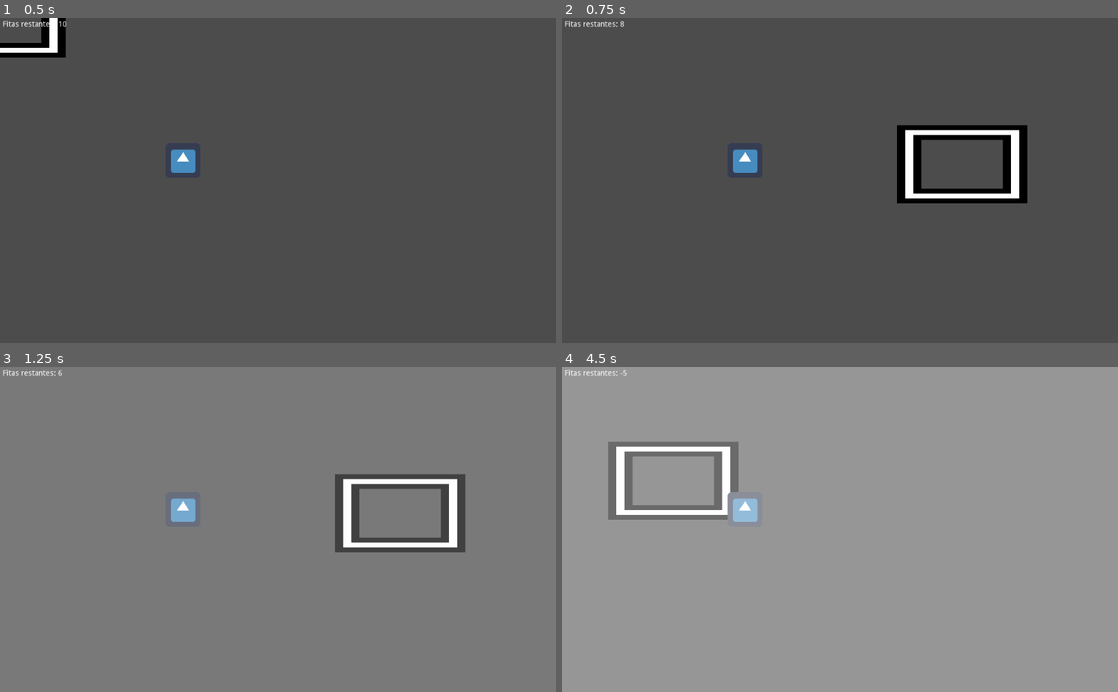
Above: before the commit, frames 1-4 (two rows, left to right).
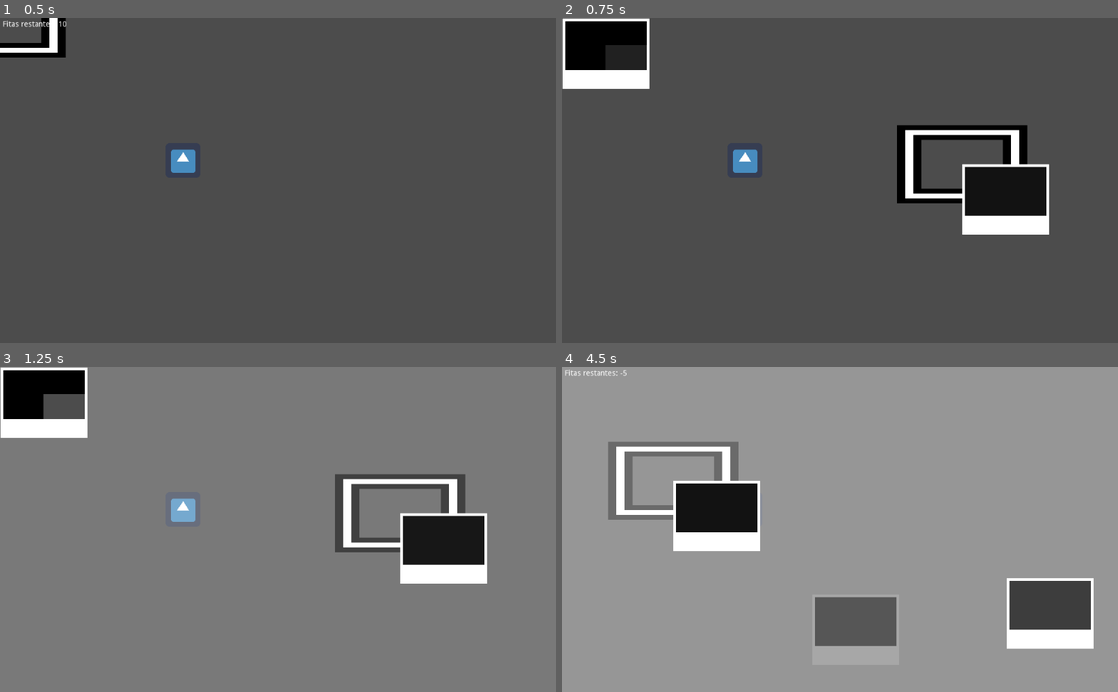
Above: after the commit, the same moments.

Repository: Dwahgon/fauna-em-foco
Game: Godot game, scene res://Fases/Jogo/Jogo.tscn
The game is run twice, just before and just after one commit, with the same random seed, the same clock (stepped at 60 frames per second) and the same inputs. The project has no main scene, so this scene is started directly. The engine's default icon, where the game draws it, is replaced by a stand-in: a white triangle on a blue panel in a dark square.
Inputs (mouse positions are in pixels of both pictures, inside the frame that each line leads up to):
- Up to frame 1 (0.5 s): no input
- Up to frame 2 (0.75 s): tap Enter (ui_accept) at 0.5, 0.6 s; move the mouse to (962, 164) at 0.52 s
- Up to frame 3 (1.25 s): tap Enter (ui_accept) at 0.77, 1.07 s
- Up to frame 4 (4.5 s): move the mouse to (728, 545) at 1.27 s; tap Enter (ui_accept) at 1.35, 1.52, 1.82, 2.1, 2.85, 3.02, 3.32, 3.6, 3.77, 4.07, 4.35 s; move the mouse to (895, 458) at 2.02 s; move the mouse to (812, 594) at 2.77 s; move the mouse to (1006, 578) at 3.52 s; move the mouse to (673, 480) at 4.27 s

Frame 1 is identical in both runs. In frame 2, 6.2% of the frame differs, in the area x 0-88%, y 0-67%; in frame 3, 6.7%; in frame 4, 8.9%, in the area x 20-96%, y 35-87%.

Commit message:
Adicionar spawn de polaroids

Diff:
--- a/Fases/Jogo/Jogo.gd
+++ b/Fases/Jogo/Jogo.gd
@@ -1,5 +1,6 @@
 extends Node
 
+const CENA_POLAROID = preload("res://Polaroid/Polaroid.tscn")
 
 export (int) var quantidade_fitas := 10
 var fitas_restantes
@@ -10,8 +11,15 @@
 	fitas_restantes = quantidade_fitas
 	emit_signal("fitas_restantes_atualizada", fitas_restantes)
 
-func _on_MaquinaFotogrfica_foto_tirada(_imagem, _objetos_na_foto):
+func _on_MaquinaFotogrfica_foto_tirada(imagem, _objetos_na_foto):
 	fitas_restantes -= 1
 	emit_signal("fitas_restantes_atualizada", fitas_restantes)
+	_criar_polaroid($ViewportJogo/MundoJogo/MaquinaFotografica.position, imagem)
 	if fitas_restantes == 0:
 		print("Jogo acabou!")
+
+func _criar_polaroid(posicao, img):
+	var novo_polaroid = CENA_POLAROID.instance()
+	add_child(novo_polaroid)
+	novo_polaroid.definir_imagem("user://%s.png" % img)
+	novo_polaroid.position = posicao
--- a/Fases/Jogo/Jogo.tscn
+++ b/Fases/Jogo/Jogo.tscn
@@ -23,7 +23,7 @@
 handle_input_locally = false
 render_target_update_mode = 3
 
-[node name="MaquinaFotográfica" parent="ViewportJogo/MundoJogo" instance=ExtResource( 3 )]
+[node name="MaquinaFotografica" parent="ViewportJogo/MundoJogo" instance=ExtResource( 3 )]
 tamanho_foto = Vector2( 150, 90 )
 
 [node name="Objeto" type="Area2D" parent="ViewportJogo/MundoJogo"]
@@ -43,7 +43,7 @@
 [node name="Interface" parent="." instance=ExtResource( 4 )]
 
 [connection signal="fitas_restantes_atualizada" from="." to="Interface/FitasRestantes" method="atualizar_fitas_restantes"]
-[connection signal="foto_tirada" from="ViewportJogo/MundoJogo/MaquinaFotográfica" to="." method="_on_MaquinaFotogrfica_foto_tirada"]
-[connection signal="foto_tirada" from="ViewportJogo/MundoJogo/MaquinaFotográfica" to="Interface/Flash" method="_on_MaquinaFotogrfica_foto_tirada"]
+[connection signal="foto_tirada" from="ViewportJogo/MundoJogo/MaquinaFotografica" to="." method="_on_MaquinaFotogrfica_foto_tirada"]
+[connection signal="foto_tirada" from="ViewportJogo/MundoJogo/MaquinaFotografica" to="Interface/Flash" method="_on_MaquinaFotogrfica_foto_tirada"]
 
 [editable path="Interface"]
--- a/MaquinaFotografica/MaquinaFotografica.gd
+++ b/MaquinaFotografica/MaquinaFotografica.gd
@@ -23,4 +23,4 @@
 		var _err := imagem.save_png("user://%s.png" % nome_foto)
 		var objetos = $Area2D.get_overlapping_areas()
 		print(objetos)
-		emit_signal("foto_tirada", imagem, objetos)
+		emit_signal("foto_tirada", nome_foto, objetos)
--- a/MaquinaFotografica/MaquinaFotografica.tscn
+++ b/MaquinaFotografica/MaquinaFotografica.tscn
@@ -5,7 +5,7 @@
 
 [sub_resource type="RectangleShape2D" id=1]
 
-[node name="MaquinaFotográfica" type="Node2D"]
+[node name="MaquinaFotografica" type="Node2D"]
 script = ExtResource( 1 )
 __meta__ = {
 "_edit_group_": true
--- /dev/null
+++ b/Polaroid/Polaroid.gd
@@ -0,0 +1,23 @@
+extends Polygon2D
+
+
+func definir_imagem(img_path: String):
+	var img = Image.new()
+	img.load(img_path)
+
+	var largura_polaroid = img.get_width()+10
+	var altura_polaroid = img.get_height()+40
+
+	polygon[1] = Vector2(largura_polaroid,0)
+	polygon[2] = Vector2(largura_polaroid, altura_polaroid)
+	polygon[3] = Vector2(0, altura_polaroid)
+
+	var imagem_textura = ImageTexture.new()
+	imagem_textura.create_from_image(img)
+	$Sprite.texture = imagem_textura
+
+	$AnimationPlayer.play("tocar")
+
+
+func _on_AnimationPlayer_animation_finished(_anim_name):
+	queue_free()
--- /dev/null
+++ b/Polaroid/Polaroid.tscn
@@ -0,0 +1,74 @@
+[gd_scene load_steps=5 format=2]
+
+[ext_resource path="res://Polaroid/Polaroid.gd" type="Script" id=1]
+[ext_resource path="res://Polaroid/imagem.png" type="Texture" id=2]
+
+[sub_resource type="Animation" id=1]
+length = 0.001
+tracks/0/type = "value"
+tracks/0/path = NodePath("Sprite:self_modulate")
+tracks/0/interp = 1
+tracks/0/loop_wrap = true
+tracks/0/imported = false
+tracks/0/enabled = true
+tracks/0/keys = {
+"times": PoolRealArray( 0 ),
+"transitions": PoolRealArray( 1 ),
+"update": 0,
+"values": [ Color( 1, 1, 1, 1 ) ]
+}
+tracks/1/type = "value"
+tracks/1/path = NodePath(".:modulate")
+tracks/1/interp = 1
+tracks/1/loop_wrap = true
+tracks/1/imported = false
+tracks/1/enabled = true
+tracks/1/keys = {
+"times": PoolRealArray( 0 ),
+"transitions": PoolRealArray( 1 ),
+"update": 0,
+"values": [ Color( 1, 1, 1, 1 ) ]
+}
+
+[sub_resource type="Animation" id=2]
+resource_name = "tocar"
+length = 1.5
+tracks/0/type = "value"
+tracks/0/path = NodePath("Sprite:self_modulate")
+tracks/0/interp = 1
+tracks/0/loop_wrap = true
+tracks/0/imported = false
+tracks/0/enabled = true
+tracks/0/keys = {
+"times": PoolRealArray( 0, 0.5 ),
+"transitions": PoolRealArray( 1, 1 ),
+"update": 0,
+"values": [ Color( 0, 0, 0, 1 ), Color( 1, 1, 1, 1 ) ]
+}
+tracks/1/type = "value"
+tracks/1/path = NodePath(".:modulate")
+tracks/1/interp = 1
+tracks/1/loop_wrap = true
+tracks/1/imported = false
+tracks/1/enabled = true
+tracks/1/keys = {
+"times": PoolRealArray( 1, 1.5 ),
+"transitions": PoolRealArray( 1, 1 ),
+"update": 0,
+"values": [ Color( 1, 1, 1, 1 ), Color( 0, 0, 0, 0 ) ]
+}
+
+[node name="CanvasModulate" type="Polygon2D"]
+polygon = PoolVector2Array( 0, 0, 210, 0, 210, 252, 0, 252 )
+script = ExtResource( 1 )
+
+[node name="Sprite" type="Sprite" parent="."]
+position = Vector2( 5, 5 )
+texture = ExtResource( 2 )
+centered = false
+
+[node name="AnimationPlayer" type="AnimationPlayer" parent="."]
+anims/RESET = SubResource( 1 )
+anims/tocar = SubResource( 2 )
+
+[connection signal="animation_finished" from="AnimationPlayer" to="." method="_on_AnimationPlayer_animation_finished"]
Binary file added: Polaroid/imagem.png
Not shown, added: Polaroid/imagem.png.import
